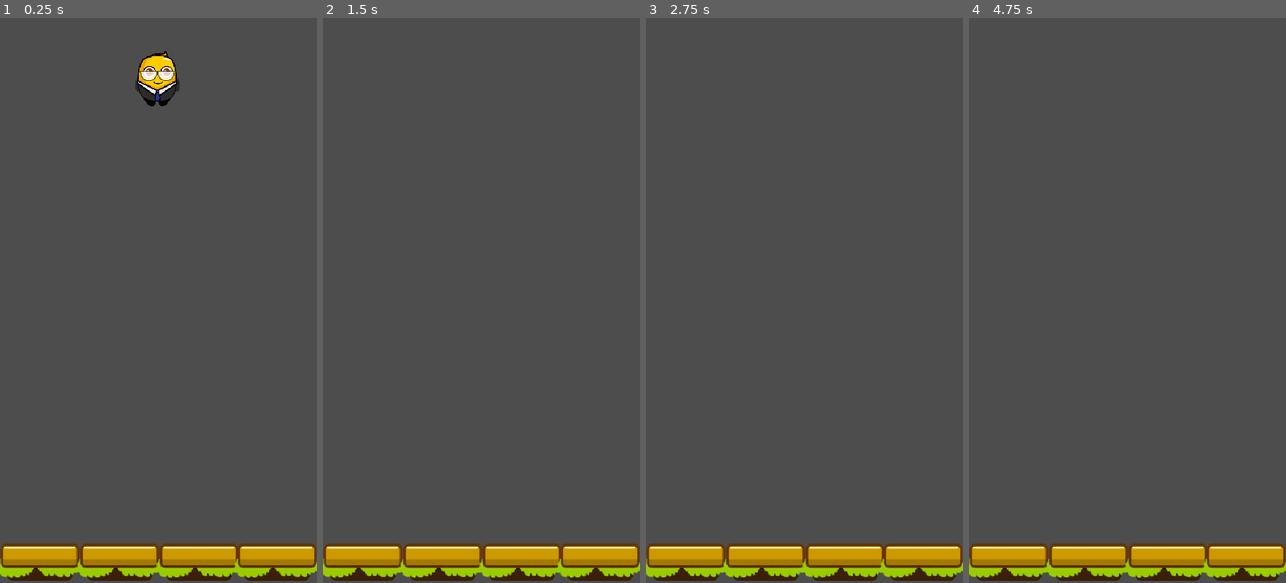
Above: before the commit, frames 1-4 (left to right).
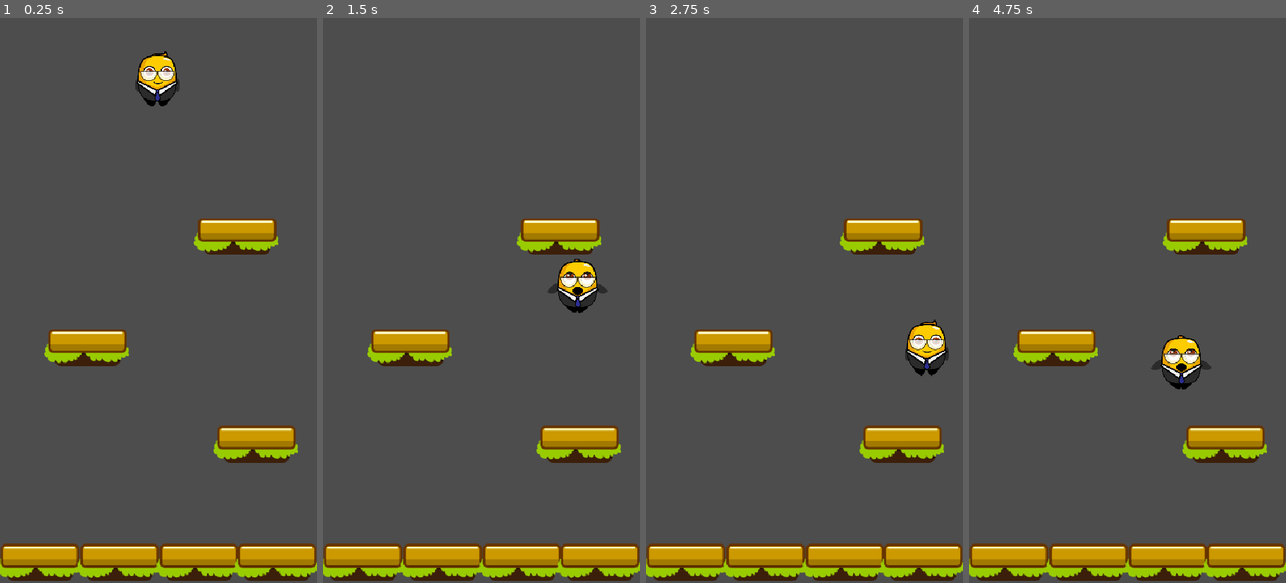
Above: after the commit, the same moments.

Repository: MireiaGonzalez/jumper-game-mobile
Game: Godot game, scene res://game/game.tscn
Two runs of this game, one before a commit and one after it. Both use one fixed random seed, a clock stepped at 60 frames per second and the inputs below.
Inputs:
- Up to frame 1 (0.25 s): no input
- Up to frame 2 (1.5 s): hold D (move_right) 0.53-1.28 s; hold A (move_left) from 1.28 s (still down)
- Up to frame 3 (2.75 s): release A (move_left) at 2.03 s; hold D (move_right) from 2.03 s (still down)
- Up to frame 4 (4.75 s): release D (move_right) at 3.53 s; hold A (move_left) from 3.53 s (still down)

The runs differ from the first frame. In frame 1, 4.8% of the frame differs, in the area x 14-94%, y 35-79%; in frame 2, 5.8%; in frame 3, 5.7%; in frame 4, 5.8%.

Commit message:
make player jump on collision with platform

Diff:
--- a/game/Player/player.gd
+++ b/game/Player/player.gd
@@ -1,15 +1,25 @@
 class_name Player extends CharacterBody2D
+
+@onready var animation_player: AnimationPlayer = $AnimationPlayer
 
 var speed := 300.0
 var viewport_size: Vector2
 var gravity := 15.0
 var max_fall_velocity := 1000.0
+var jump_velocity := -800
 
 func _ready() -> void:
 	viewport_size = get_viewport_rect().size
 
 func _process(delta: float) -> void:
-	pass
+	if velocity.y > 0:
+		if animation_player.current_animation != "fall":
+			animation_player.play("fall")
+			print("play fall animation")
+	elif velocity.y < 0:
+		if animation_player.current_animation != "jump":
+			animation_player.play("jump")
+			print("play jump animation")
 
 func _physics_process(delta: float) -> void:
 	velocity.y += gravity
@@ -29,3 +39,6 @@
 		global_position.x = -margin
 	if global_position.x < -margin:
 		global_position.x = viewport_size.x + margin
+
+func jump() -> void:
+	velocity.y = jump_velocity
--- a/game/game.tscn
+++ b/game/game.tscn
@@ -21,3 +21,12 @@
 
 [node name="Platform4" parent="." instance=ExtResource("3_h7iqs")]
 position = Vector2(404, 893)
+
+[node name="Platform5" parent="." instance=ExtResource("3_h7iqs")]
+position = Vector2(369, 692)
+
+[node name="Platform6" parent="." instance=ExtResource("3_h7iqs")]
+position = Vector2(81, 528)
+
+[node name="Platform7" parent="." instance=ExtResource("3_h7iqs")]
+position = Vector2(336, 339)
--- a/game/platform/platform.gd
+++ b/game/platform/platform.gd
@@ -2,4 +2,5 @@
 
 func _on_body_entered(body: Node2D) -> void:
 	if body is Player:
-		print("player entered platform")
+		if body.velocity.y > 0:
+			body.jump()
